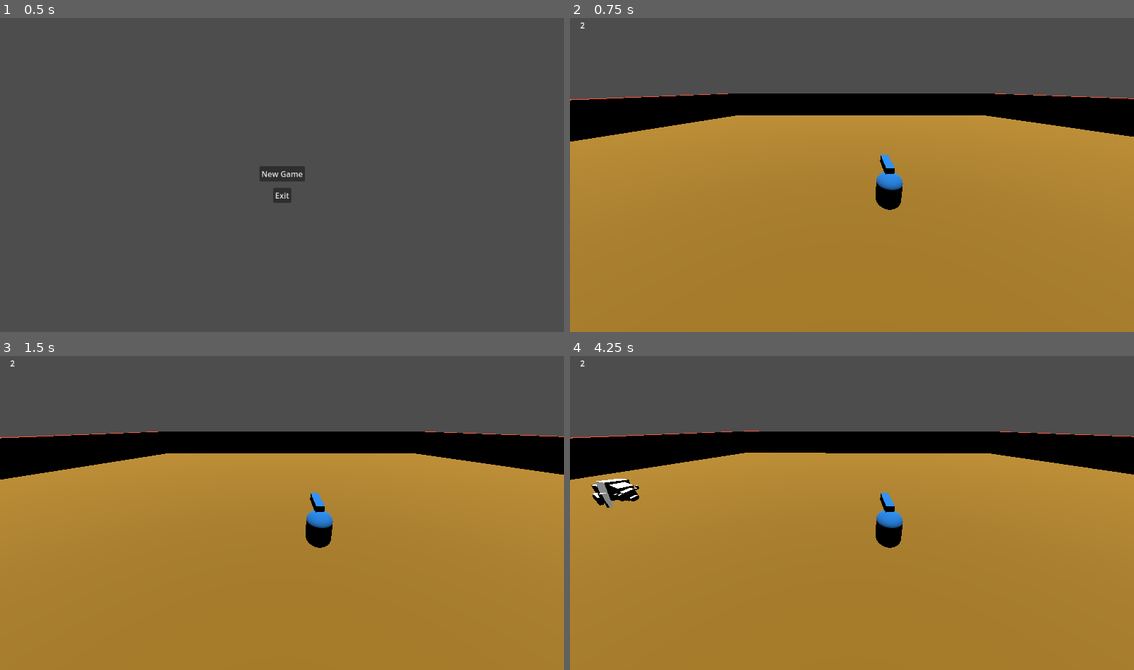
Above: before the commit, frames 1-4 (two rows, left to right).
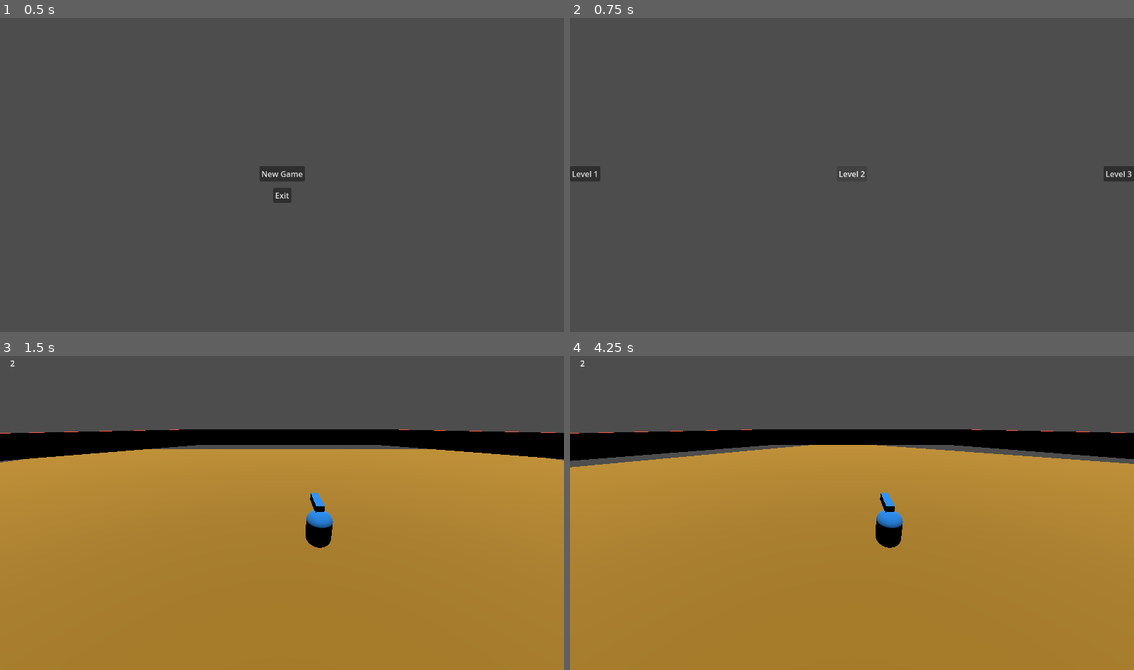
Above: after the commit, the same moments.

Repository: lemmerone/godot-matador
Game: Godot game, scene res://Levels/Menu/menu.tscn
Same seed, same stepped clock (60 frames per second), same inputs: the game is played once before the commit and once after it.
Inputs (mouse positions are in pixels of both pictures, inside the frame that each line leads up to):
- Up to frame 1 (0.5 s): no input
- Up to frame 2 (0.75 s): click "New Game" at 0.5 s
- Up to frame 3 (1.5 s): click (282, 513) at 1.25 s, where only the run after the commit has a clickable "Level 2"
- Up to frame 4 (4.25 s): tap Enter at 2 s; hold Right (rotation_right) 2.03-2.78 s; tap Space (dodge) at 2.1, 3.6 s; hold A (rotation_left) 2.78-3.53 s; tap R (remove_mob) at 2.85 s; hold Right (rotation_right) from 3.53 s (still down)

Frame 1 is identical in both runs. In frame 2, 76% of the frame differs, in the area x 0-100%, y 1-100%; in frame 3, 4.0%; in frame 4, 4.6%.

Commit message:
feat: added selected level menu

Diff:
--- a/Levels/Game Over/game_over.gd
+++ b/Levels/Game Over/game_over.gd
@@ -1,7 +1,7 @@
 extends Control
 
 func _on_restart_pressed():
-	get_tree().change_scene_to_file("res://main.tscn")
+	get_tree().change_scene_to_file("res://Levels/Select Level/select_level.tscn")
 
 func _on_menu_pressed():
-	get_tree().change_scene_to_file("res://HUD/Menu/menu.tscn")
+	get_tree().change_scene_to_file("res://Levels/Menu/menu.tscn")
--- a/Levels/Game Over/game_over.tscn
+++ b/Levels/Game Over/game_over.tscn
@@ -1,4 +1,4 @@
-[gd_scene load_steps=2 format=3]
+[gd_scene load_steps=2 format=3 uid="uid://dbboj0wn6g6v8"]
 
 [ext_resource type="Script" path="res://Levels/Game Over/game_over.gd" id="1_w1yi0"]
 
--- a/Levels/Menu/menu.gd
+++ b/Levels/Menu/menu.gd
@@ -1,7 +1,7 @@
 extends Control
 
 func _on_new_game_pressed():
-	get_tree().change_scene_to_file("res://main.tscn")
+	get_tree().change_scene_to_file("res://Levels/Select Level/select_level.tscn")
 
 func _on_exit_pressed():
 	get_tree().quit()
--- a/Levels/Menu/menu.tscn
+++ b/Levels/Menu/menu.tscn
@@ -1,4 +1,4 @@
-[gd_scene load_steps=2 format=3]
+[gd_scene load_steps=2 format=3 uid="uid://dbhmdca0jp28r"]
 
 [ext_resource type="Script" path="res://Levels/Menu/menu.gd" id="1_c3avf"]
 
--- /dev/null
+++ b/Levels/Select Level/select_level.gd
@@ -0,0 +1,13 @@
+extends Control
+
+func _on_level_1_pressed():
+	GlobalVariables.sides = 5
+	get_tree().change_scene_to_file("res://Levels/level.tscn")
+
+func _on_level_2_pressed():
+	GlobalVariables.sides = 7
+	get_tree().change_scene_to_file("res://Levels/level.tscn")
+
+func _on_level_3_pressed():
+	GlobalVariables.sides = 10
+	get_tree().change_scene_to_file("res://Levels/level.tscn")
--- /dev/null
+++ b/Levels/Select Level/select_level.tscn
@@ -0,0 +1,59 @@
+[gd_scene load_steps=2 format=3 uid="uid://bwvwpys3pedmg"]
+
+[ext_resource type="Script" path="res://Levels/Select Level/select_level.gd" id="1_4smr6"]
+
+[node name="Select Level" type="Control"]
+layout_mode = 3
+anchors_preset = 14
+anchor_top = 0.5
+anchor_right = 1.0
+anchor_bottom = 0.5
+grow_horizontal = 2
+grow_vertical = 2
+size_flags_horizontal = 4
+size_flags_vertical = 4
+script = ExtResource("1_4smr6")
+
+[node name="Level 1" type="Button" parent="."]
+layout_mode = 1
+anchors_preset = 4
+anchor_top = 0.5
+anchor_bottom = 0.5
+offset_top = -15.5
+offset_right = 62.0
+offset_bottom = 15.5
+grow_vertical = 2
+text = "Level 1"
+
+[node name="Level 2" type="Button" parent="."]
+layout_mode = 1
+anchors_preset = 8
+anchor_left = 0.5
+anchor_top = 0.5
+anchor_right = 0.5
+anchor_bottom = 0.5
+offset_left = -31.0
+offset_top = -15.5
+offset_right = 31.0
+offset_bottom = 15.5
+grow_horizontal = 2
+grow_vertical = 2
+text = "Level 2"
+
+[node name="Level 3" type="Button" parent="."]
+layout_mode = 1
+anchors_preset = 6
+anchor_left = 1.0
+anchor_top = 0.5
+anchor_right = 1.0
+anchor_bottom = 0.5
+offset_left = -62.0
+offset_top = -15.5
+offset_bottom = 15.5
+grow_horizontal = 0
+grow_vertical = 2
+text = "Level 3"
+
+[connection signal="pressed" from="Level 1" to="." method="_on_level_1_pressed"]
+[connection signal="pressed" from="Level 2" to="." method="_on_level_2_pressed"]
+[connection signal="pressed" from="Level 3" to="." method="_on_level_3_pressed"]
--- a/main.gd
+++ b/Levels/level.gd
@@ -1,16 +1,13 @@
 extends Node
 
-@onready var wallGenerator = get_node("/root/WallGenerator")
 @onready var player = get_node("Player")
-@export var num_sides = 5
 @export var mob_scene: PackedScene
 
 func _ready():
-	player.set_num_sides(num_sides)
-	wallGenerator.wall_setting(num_sides, Vector3.ZERO, $World)
+	WallGenerator.wall_setting(Vector3.ZERO, $World)
 
 func random_mob_poss():
-	return wallGenerator.center_walls[randi_range(0, num_sides - 1)]
+	return WallGenerator.center_walls[randi_range(0, GlobalVariables.sides - 1)]
 
 func _on_mob_timer_timeout():
 	var mob = mob_scene.instantiate()
--- /dev/null
+++ b/Levels/level.tscn
@@ -0,0 +1,25 @@
+[gd_scene load_steps=5 format=3 uid="uid://c2tlrblo00eu6"]
+
+[ext_resource type="Script" path="res://Levels/level.gd" id="1_rluci"]
+[ext_resource type="PackedScene" uid="uid://dchbd6novsg0o" path="res://Bull/bull.tscn" id="2_54lbt"]
+[ext_resource type="PackedScene" uid="uid://c7m1richxkw1d" path="res://World/world.tscn" id="3_24duf"]
+[ext_resource type="PackedScene" uid="uid://b5ka4q4vq1vpx" path="res://Player/player.tscn" id="4_jyern"]
+
+[node name="Main" type="Node"]
+script = ExtResource("1_rluci")
+mob_scene = ExtResource("2_54lbt")
+
+[node name="World" parent="." instance=ExtResource("3_24duf")]
+
+[node name="Light" type="DirectionalLight3D" parent="."]
+transform = Transform3D(1, 0, 0, 0, -4.37114e-08, 1, 0, -1, -4.37114e-08, 0, 10.4713, 0)
+light_energy = 2.137
+
+[node name="Player" parent="." instance=ExtResource("4_jyern")]
+
+[node name="MobTimer" type="Timer" parent="."]
+wait_time = 3.0
+autostart = true
+
+[connection signal="hit" from="Player" to="." method="_on_player_hit"]
+[connection signal="timeout" from="MobTimer" to="." method="_on_mob_timer_timeout"]
--- a/Player/player.gd
+++ b/Player/player.gd
@@ -3,7 +3,6 @@
 signal hit
 
 @onready var health = 2
-var num_sides : int
 var step_rotation : float
 var direction
 
@@ -13,12 +12,6 @@
 func _ready():
 	$HUD/Label.text = var_to_str(health)
 
-func get_num_sides():
-	return num_sides
-
-func set_num_sides(count):
-	num_sides = count
-
 func direction_zero():
 	direction = (transform.basis * Vector3.ZERO).normalized()
 
@@ -27,10 +20,10 @@
 
 func _process(delta):
 	if (Input.is_action_just_pressed("rotation_right")):
-		step_rotation -= _get_spacing(num_sides)
+		step_rotation -= _get_spacing(GlobalVariables.sides)
 		direction_zero()
 	elif (Input.is_action_just_pressed("rotation_left")):
-		step_rotation += _get_spacing(num_sides)
+		step_rotation += _get_spacing(GlobalVariables.sides)
 		direction_zero()
 	elif (Input.is_action_just_pressed("dodge")):
 		direction = (transform.basis * Vector3.RIGHT).normalized()
--- /dev/null
+++ b/Scripts/global_variables.gd
@@ -0,0 +1,3 @@
+extends Node
+
+var sides : int
--- a/Scripts/wall_generator.gd
+++ b/Scripts/wall_generator.gd
@@ -4,10 +4,10 @@
 var side_length = 25
 var center_walls = []
 
-func wall_setting(num_sides, center, node):
-	var angle_increment = 2 * PI / num_sides
-	var radius = side_length / (2 * tan(PI / num_sides))
-	for i in range(num_sides):
+func wall_setting(center, node):
+	var angle_increment = 2 * PI / GlobalVariables.sides
+	var radius = side_length / (2 * tan(PI / GlobalVariables.sides))
+	for i in range(GlobalVariables.sides):
 		var newWall = wall.instantiate()
 		var angle = i * angle_increment
 		var x  = sin(angle) * radius
--- a/main.tscn
+++ /dev/null
@@ -1,25 +0,0 @@
-[gd_scene load_steps=5 format=3 uid="uid://c2tlrblo00eu6"]
-
-[ext_resource type="Script" path="res://main.gd" id="1_f6e0p"]
-[ext_resource type="PackedScene" uid="uid://c7m1richxkw1d" path="res://World/world.tscn" id="1_kutdq"]
-[ext_resource type="PackedScene" uid="uid://dchbd6novsg0o" path="res://Bull/bull.tscn" id="2_tk1ih"]
-[ext_resource type="PackedScene" uid="uid://b5ka4q4vq1vpx" path="res://Player/player.tscn" id="3_1lx15"]
-
-[node name="Main" type="Node"]
-script = ExtResource("1_f6e0p")
-mob_scene = ExtResource("2_tk1ih")
-
-[node name="World" parent="." instance=ExtResource("1_kutdq")]
-
-[node name="DirectionalLight3D" type="DirectionalLight3D" parent="."]
-transform = Transform3D(1, 0, 0, 0, -4.37114e-08, 1, 0, -1, -4.37114e-08, 0, 10.4713, 0)
-light_energy = 2.137
-
-[node name="Player" parent="." instance=ExtResource("3_1lx15")]
-
-[node name="MobTimer" type="Timer" parent="."]
-wait_time = 3.0
-autostart = true
-
-[connection signal="hit" from="Player" to="." method="_on_player_hit"]
-[connection signal="timeout" from="MobTimer" to="." method="_on_mob_timer_timeout"]
--- a/project.godot
+++ b/project.godot
@@ -18,6 +18,7 @@
 [autoload]
 
 WallGenerator="*res://Scripts/wall_generator.gd"
+GlobalVariables="*res://Scripts/global_variables.gd"
 
 [input]
 
